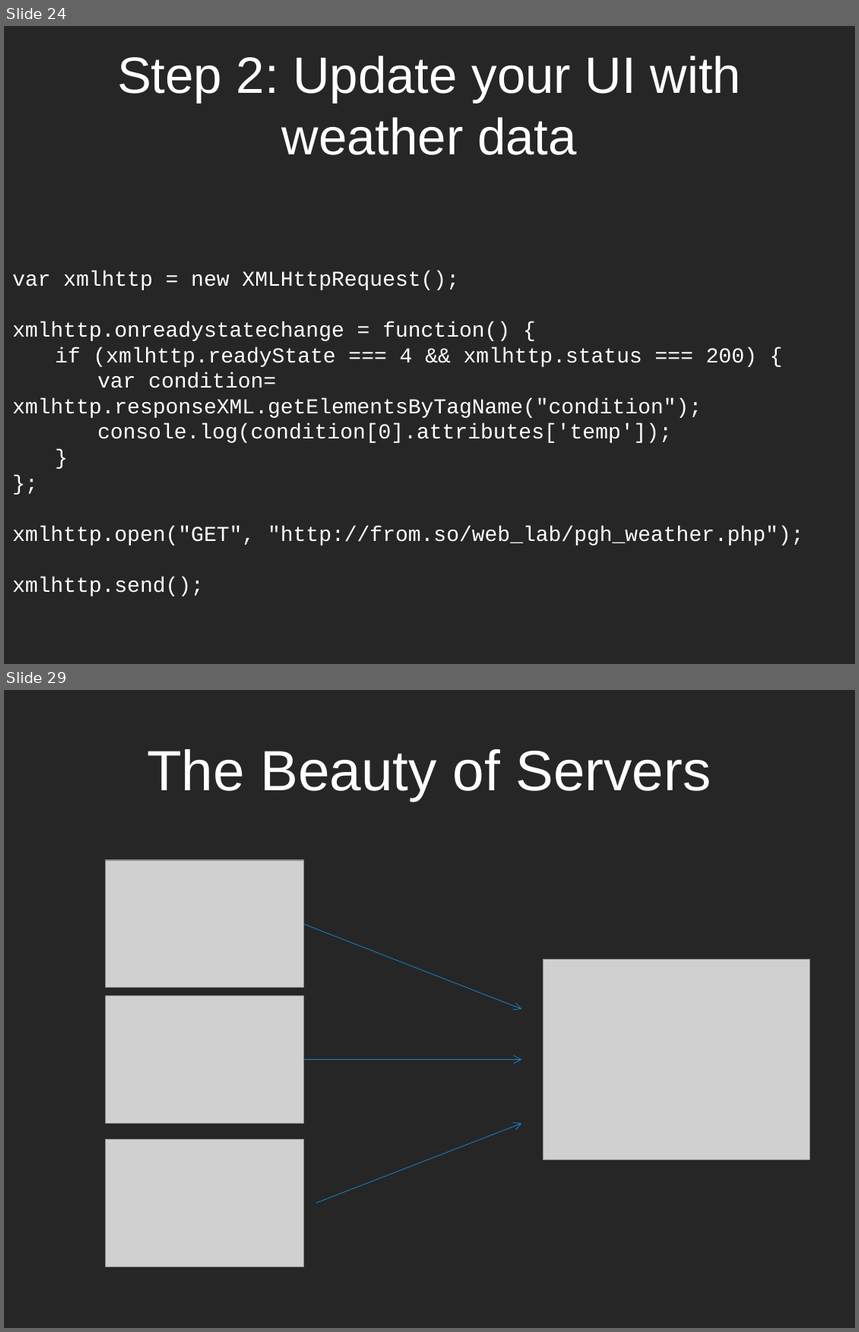
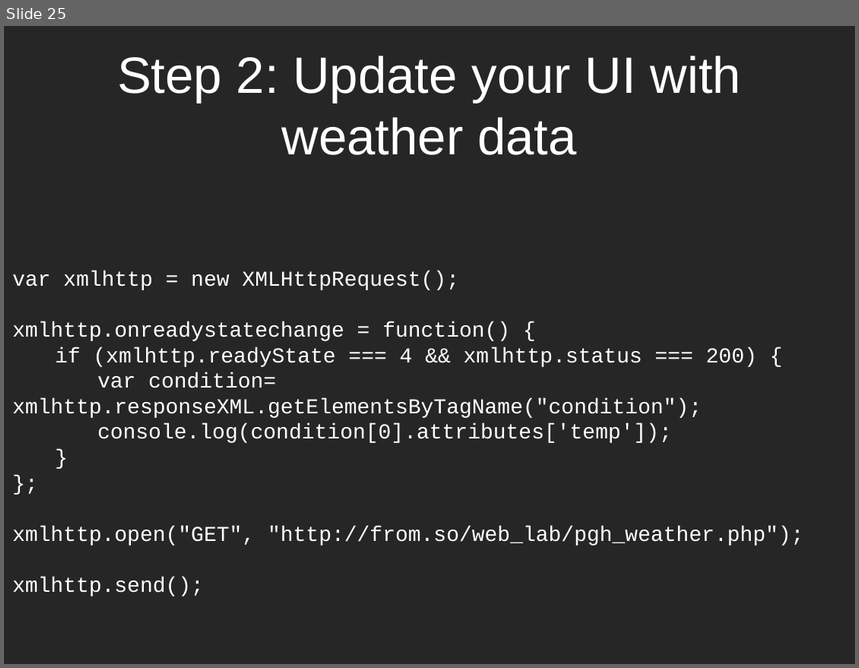
Before and after one commit to dantasse/ssuiweb2014, a slide deck: week08/week08.pptx. Shown one above the other, each under a label of ours: slides 24 and 29 before the commit, slide 25 after it; the slides between them are not shown. The pictures are 859x1332 and 859x668 pixels, drawn with LibreOffice and Linux fonts; fonts in the diff are those of the drawing; grey boxes stand for pictures. Boxes give left, top, right and bottom in pixels: in the first picture for what was removed or moved away, otherwise in the second. Text is boxed around its words. In the diff, an @@ line names an element or a change of style, - is before the commit and + after.

```diff
--- a/week08/week08.pptx
+++ b/week08/week08.pptx
@@ slide 29 removed at box(4, 690, 855, 1328), background #262626 @@
@@ title removed at box(147, 749, 711, 801) @@
-The Beauty of Servers
@@ picture removed at box(105, 860, 303, 988) @@
@@ arrow removed from (303, 924) to (522, 1009) @@
@@ picture removed at box(543, 960, 810, 1160) @@
@@ picture removed at box(105, 996, 303, 1123) @@
@@ arrow removed from (303, 1059) to (522, 1059) @@
@@ picture removed at box(105, 1139, 303, 1267) @@
@@ arrow removed from (316, 1203) to (522, 1123) @@
@@ what was slide 24 is now slide 25 @@
```
Also in this commit, not shown: 2 slides changed, 2 slides added, 31 other slides removed, 2 other files.
